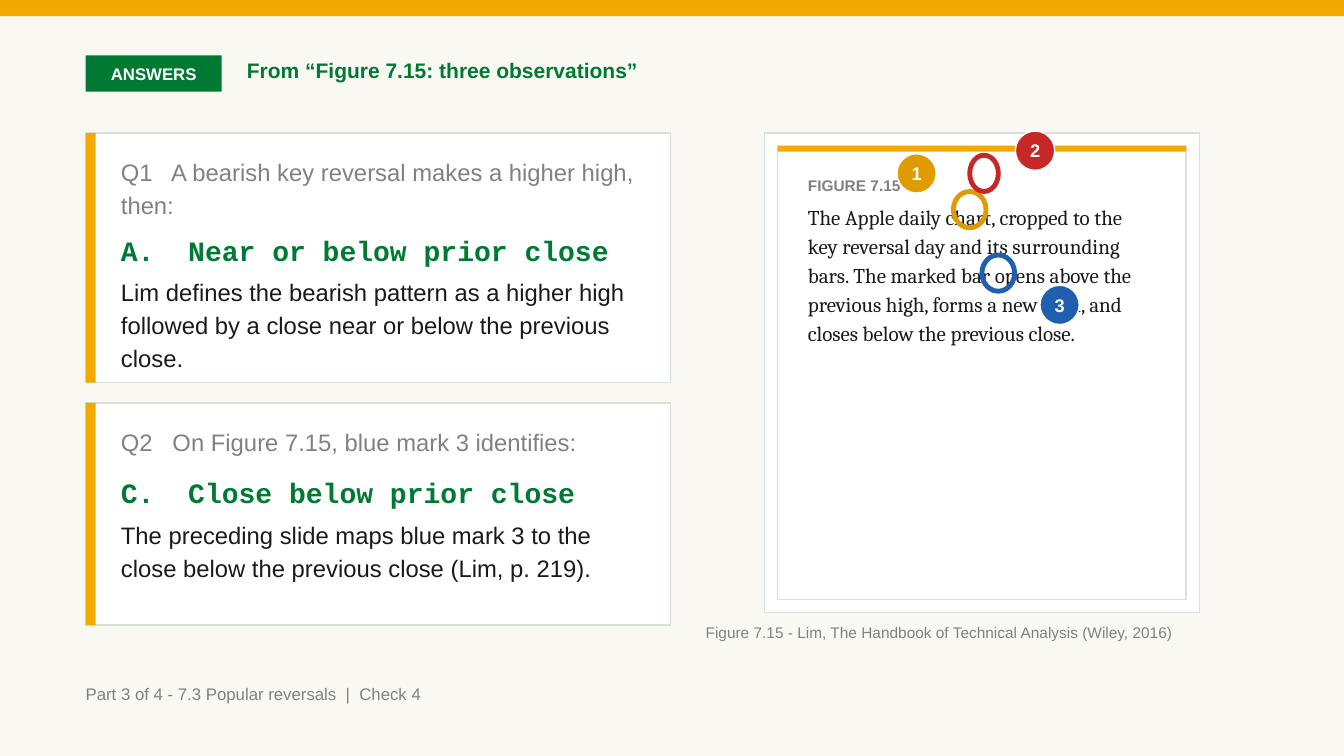
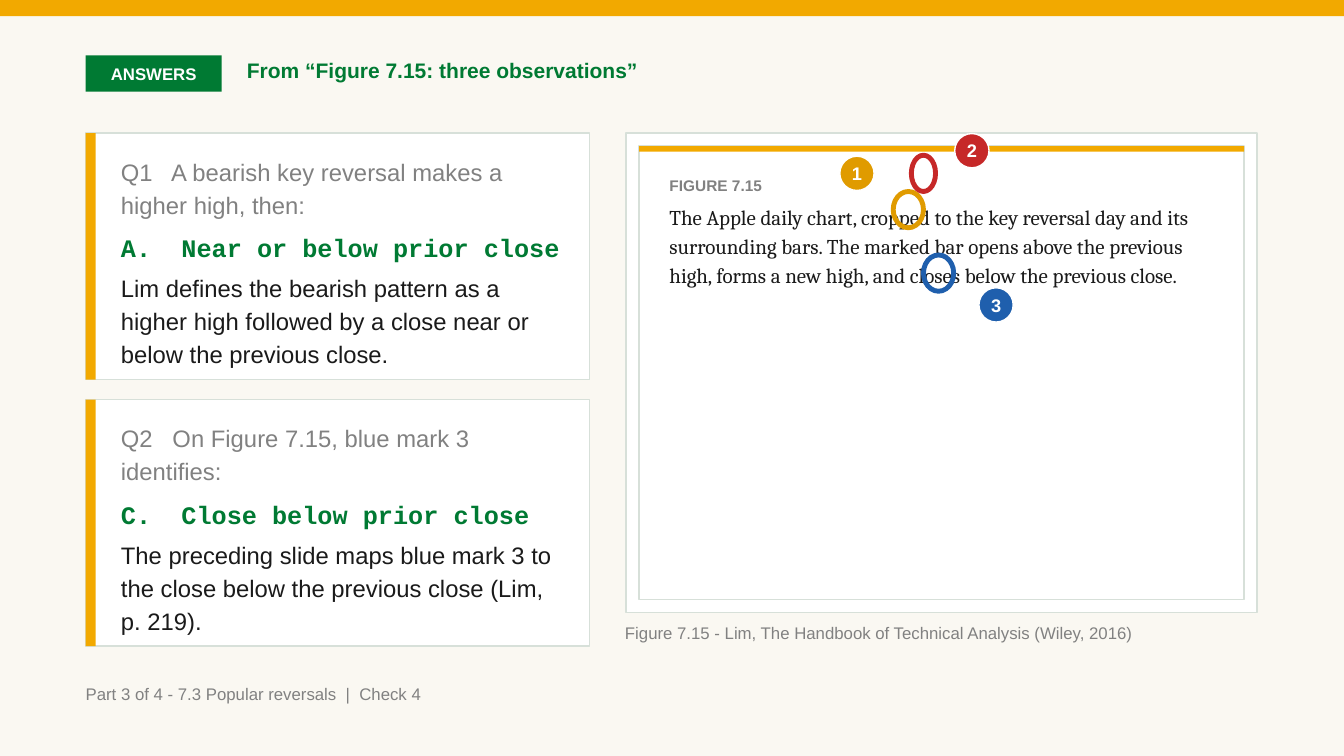
Before and after one commit to benjiesotelo-sudo/Telos_FIN1209, a slide deck: slide 25 of chapter-07/FIN1209-Chapter-07.pptx. Drawn at 1344x756 pixels with LibreOffice and Linux fonts; fonts in the diff are those of the drawing. Boxes give left, top, right and bottom in pixels: in the first picture for what was removed or moved away, otherwise in the second. Text is boxed around its words. In the diff, an @@ line names an element or a change of style, - is before the commit and + after.

```diff
--- a/chapter-07/FIN1209-Chapter-07.pptx
+++ b/chapter-07/FIN1209-Chapter-07.pptx
@@ rectangle: place and size @@
-rectangle at [86, 133, 670, 383]
+rectangle at [86, 133, 590, 380]
@@ rectangle: place and size @@
-rectangle at [765, 133, 1200, 613]
+rectangle at [626, 133, 1257, 613]
@@ rectangle: place and size @@
-rectangle at [778, 146, 1187, 600]
+rectangle at [639, 146, 1244, 600]
@@ rectangle: place and size @@
-rectangle at [778, 146, 1187, 152]
+rectangle at [639, 146, 1244, 152]
@@ ellipse "2": place and size @@
-ellipse "2" at [1015, 131, 1055, 170]
+ellipse "2" at [955, 133, 989, 167]
@@ text "Q1 A bearish key reversal ..." rewrapped from [121, 164, 634, 214] to [121, 164, 502, 219] @@
@@ text "FIGURE 7.15" rewrapped from [808, 179, 1132, 346] to [669, 180, 1188, 288] @@
@@ ellipse "1": place and size @@
-ellipse "1" at [897, 153, 937, 193]
+ellipse "1" at [840, 156, 874, 191]
@@ 3 ellipses: place and size @@
-3 ellipses at [954, 155, 1014, 291]
+3 ellipses at [893, 155, 954, 291]
@@ text at [121, 239, 560, 263]: size 20 to 18 pt in "A. Near or below prior close" @@
@@ ellipse "3": place and size @@
-ellipse "3" at [1041, 285, 1080, 325]
+ellipse "3" at [979, 287, 1013, 322]
@@ rectangle: place and size @@
-rectangle at [86, 403, 96, 626]
+rectangle at [86, 400, 96, 647]
@@ rectangle: place and size @@
-rectangle at [86, 403, 670, 626]
+rectangle at [86, 400, 590, 647]
@@ text "Q2 On Figure 7.15, blue ..." rewrapped from [121, 434, 577, 456] to [121, 430, 469, 480] @@
@@ text at [121, 506, 530, 530]: size 20 to 18 pt in "C. Close below prior close" @@
@@ text "C. Close below prior close": place and size @@
-text "C. Close below prior close" at [121, 483, 591, 582]
+text "C. Close below prior close" at [121, 506, 551, 635]
@@ text "Figure 7.15 - Lim, The ...": place and size @@
-text "Figure 7.15 - Lim, The ..." at [706, 627, 1172, 641]
+text "Figure 7.15 - Lim, The ..." at [625, 627, 1132, 643]
@@ text "Figure 7.15 - Lim, The ..." at [625, 627, 1132, 643]: size 11 to 12 pt @@
```
Also in this commit, not shown: 12 other slides changed, 17 slides added.
